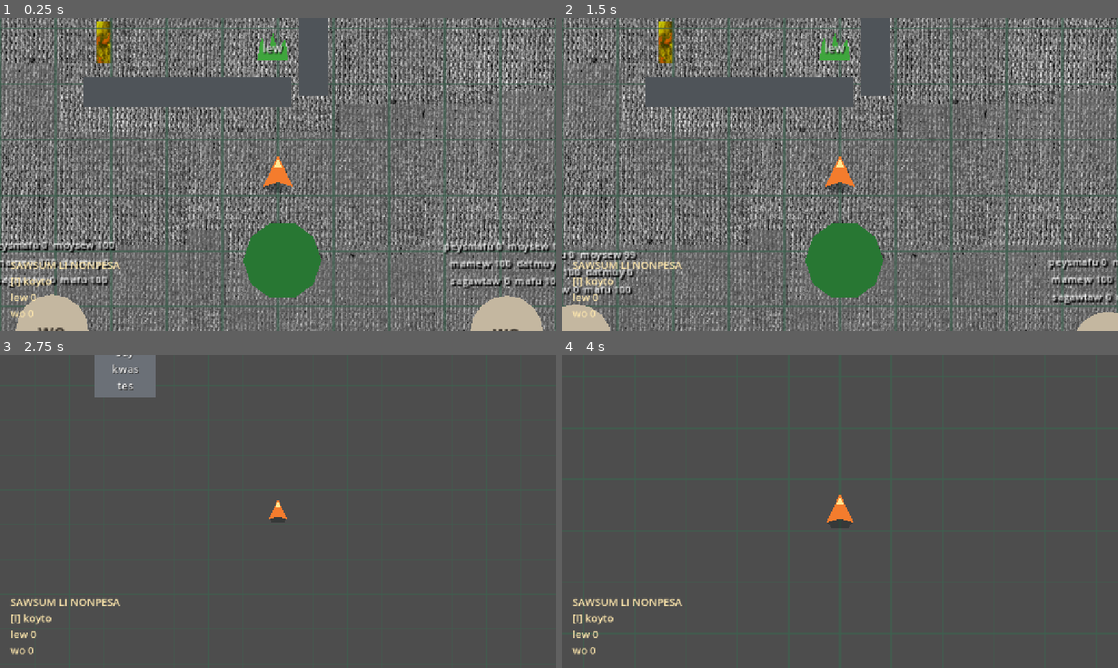
Above: before the commit, frames 1-4 (two rows, left to right).
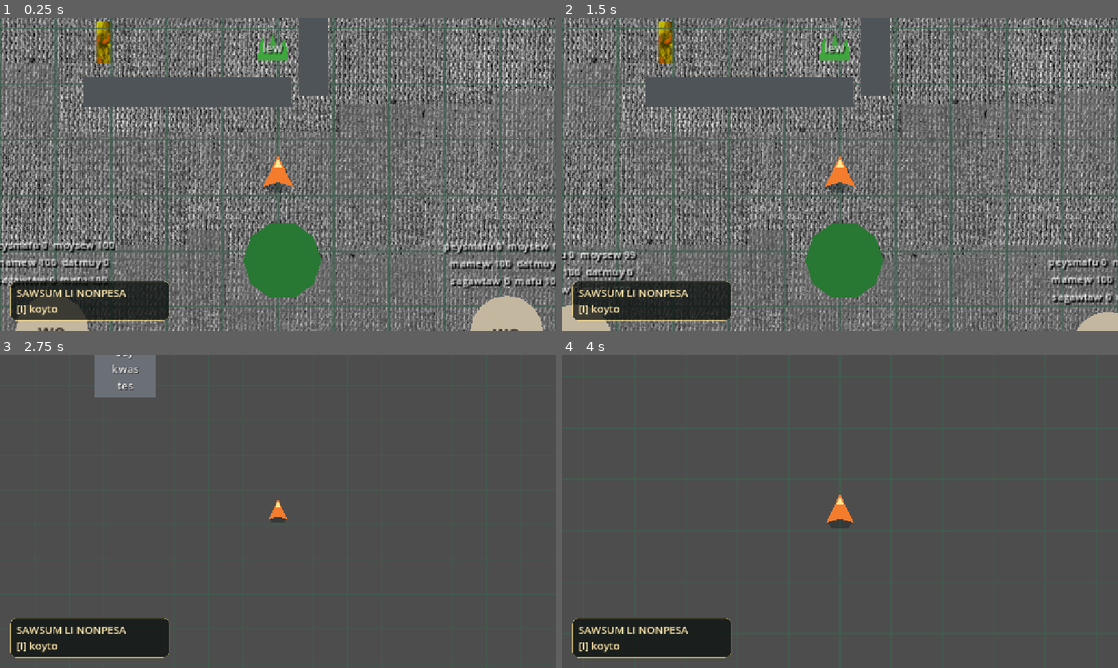
Above: after the commit, the same moments.

Repository: armikhalev/secret-sauce-godot
Game: Godot game, scene res://scenes/game.tscn
Same seed, same stepped clock (60 frames per second), same inputs: the game is played once before the commit and once after it.
Inputs (mouse positions are in pixels of both pictures, inside the frame that each line leads up to):
- Up to frame 1 (0.25 s): no input
- Up to frame 2 (1.5 s): tap Enter (menu_accept) at 0.5 s; move the mouse to (962, 158) at 0.52 s; hold Right (menu_right) 0.53-1.28 s; hold F (attack) 0.53-1.28 s; click (962, 158) at 0.67 s; move the mouse to (728, 190) at 1.27 s; hold Down (menu_down) from 1.28 s (still down); tap = (zoom_in) at 1.35 s
- Up to frame 3 (2.75 s): move the mouse to (333, 442) at 2.02 s; release Down (menu_down) at 2.03 s; hold Right (menu_right) from 2.03 s (still down); hold - (zoom_out) from 2.03 s (still down)
- Up to frame 4 (4 s): move the mouse to (812, 574) at 2.77 s; release Right (menu_right) at 2.78 s; release - (zoom_out) at 2.78 s; hold Up (menu_up) 2.78-3.53 s; tap F (attack) at 2.85 s; click (812, 574) at 2.92 s; tap Enter (menu_accept) at 3.5 s; move the mouse to (1006, 558) at 3.52 s; hold Left (menu_left) from 3.53 s (still down); hold = (zoom_in) from 3.53 s (still down)

The runs differ from the first frame. In frame 1, 3.9% of the frame differs, in the area x 1-31%, y 78-97%; in frame 2, 3.9%; in frame 3, 3.9%; in frame 4, 3.9%, in the area x 1-31%, y 77-97%.

Commit message:
show resources in HUD
lew is hidden when its count is 0.
wo is hidden when its count is 0.
Future item rows using the same helper will also be hidden at zero.
Rows reappear immediately when items are acquired.
The HUD now has a rounded, dark semi-transparent background with a subtle yellow border.
Its height automatically expands and contracts based on visible resources.

Diff:
--- a/scenes/game.tscn
+++ b/scenes/game.tscn
@@ -1374,7 +1374,7 @@
 
 [node name="UI" type="CanvasLayer" parent="." unique_id=297256265]
 
-[node name="MarginContainer" type="MarginContainer" parent="UI" unique_id=1261447165]
+[node name="MarginContainer" type="PanelContainer" parent="UI" unique_id=1261447165]
 anchors_preset = 2
 anchor_top = 1.0
 anchor_bottom = 1.0
@@ -1390,9 +1390,7 @@
 theme_override_colors/font_color = Color(1, 0.91, 0.68, 1)
 theme_override_font_sizes/font_size = 24
 text = "SAWSUM LI NONPESA
-[I] koyto
-lew 0
-wo 0"
+[I] koyto"
 vertical_alignment = 2
 script = ExtResource("15_lew_hud")
 player_path = NodePath("../../../World/Entities/Player")
--- a/scenes/player_interface.tscn
+++ b/scenes/player_interface.tscn
@@ -5,7 +5,7 @@
 
 [node name="PlayerInterface" type="CanvasLayer"]
 
-[node name="MarginContainer" type="MarginContainer" parent="."]
+[node name="MarginContainer" type="PanelContainer" parent="."]
 anchors_preset = 2
 anchor_top = 1.0
 anchor_bottom = 1.0
@@ -21,9 +21,7 @@
 theme_override_colors/font_color = Color(1, 0.91, 0.68, 1)
 theme_override_font_sizes/font_size = 24
 text = "SAWSUM LI NONPESA
-[I] koyto
-lew 0
-wo 0"
+[I] koyto"
 vertical_alignment = 2
 script = ExtResource("2_lew_hud")
 
--- a/scripts/lew_hud.gd
+++ b/scripts/lew_hud.gd
@@ -15,8 +15,36 @@
 		return
 	player.lew_inventory_changed.connect(_update_text)
 	player.wo_inventory_changed.connect(_update_text)
+	_apply_background()
 	_update_text()
 
 
 func _update_text() -> void:
-	text = "SAWSUM LI NONPESA\n[I] koyto\nlew %d\nwo %d" % [player.lew_inventory.size(), player.wo_inventory]
+	var lines: Array[String] = ["SAWSUM LI NONPESA", "[I] koyto"]
+	_append_item_count(lines, "lew", player.lew_inventory.size())
+	_append_item_count(lines, "wo", player.wo_inventory)
+	text = "\n".join(lines)
+	var panel := get_parent() as Control
+	if panel != null:
+		panel.offset_top = panel.offset_bottom - (float(lines.size()) * 30.0 + 20.0)
+
+
+func _append_item_count(lines: Array[String], item_name: String, count: int) -> void:
+	if count > 0:
+		lines.append("%s %d" % [item_name, count])
+
+
+func _apply_background() -> void:
+	var panel := get_parent() as PanelContainer
+	if panel == null:
+		return
+	var style := StyleBoxFlat.new()
+	style.bg_color = Color(0.025, 0.045, 0.035, 0.72)
+	style.border_color = Color(1.0, 0.88, 0.52, 0.3)
+	style.set_border_width_all(1)
+	style.set_corner_radius_all(12)
+	style.content_margin_left = 14.0
+	style.content_margin_right = 14.0
+	style.content_margin_top = 10.0
+	style.content_margin_bottom = 10.0
+	panel.add_theme_stylebox_override("panel", style)
--- a/tests/hud_resource_counts_test.gd
+++ b/tests/hud_resource_counts_test.gd
@@ -8,10 +8,18 @@
 	add_child(interface)
 	await get_tree().process_frame
 	var title := interface.get_node("MarginContainer/Title") as Label
-	assert("lew 0" in title.text and "wo 0" in title.text, "HUD must initially show both resource counts")
+	assert("lew" not in title.text and "wo" not in title.text, "HUD must hide resources whose count is zero")
+	var panel := interface.get_node("MarginContainer") as PanelContainer
+	var panel_style := panel.get_theme_stylebox("panel") as StyleBoxFlat
+	assert(panel_style.bg_color.a > 0.0 and panel_style.bg_color.a < 1.0, "HUD must use a semi-transparent background")
 	player.collect_lew(LewData.new())
 	player.collect_wo()
 	player.collect_wo()
 	assert("lew 1" in title.text, "HUD must refresh the lew count")
 	assert("wo 2" in title.text, "HUD must refresh the wo count")
+	player.lew_inventory.clear()
+	player.lew_inventory_changed.emit()
+	player.wo_inventory = 0
+	player.wo_inventory_changed.emit()
+	assert("lew" not in title.text and "wo" not in title.text, "resource rows must disappear again at zero")
 	get_tree().quit(0)
